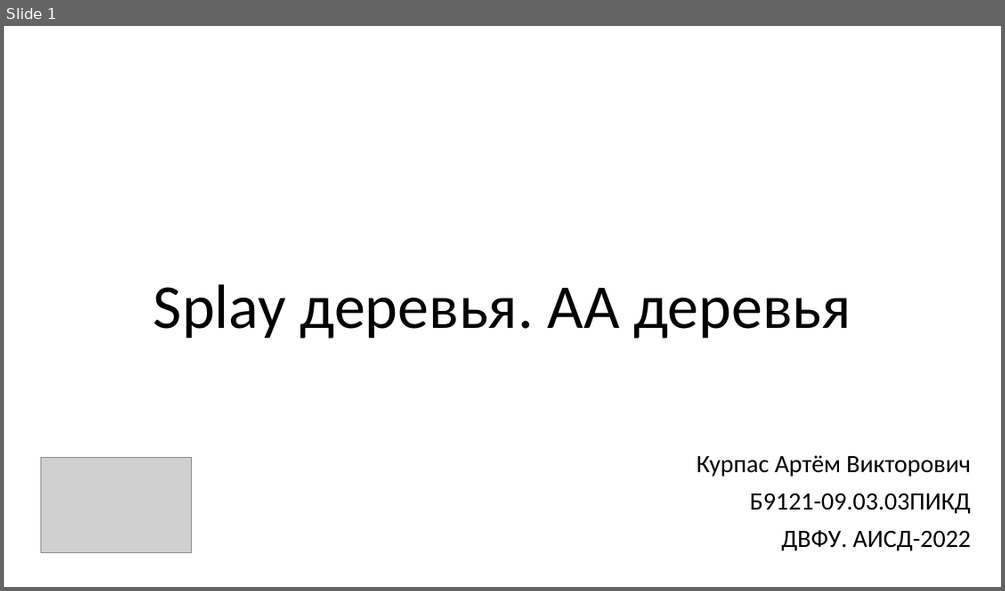
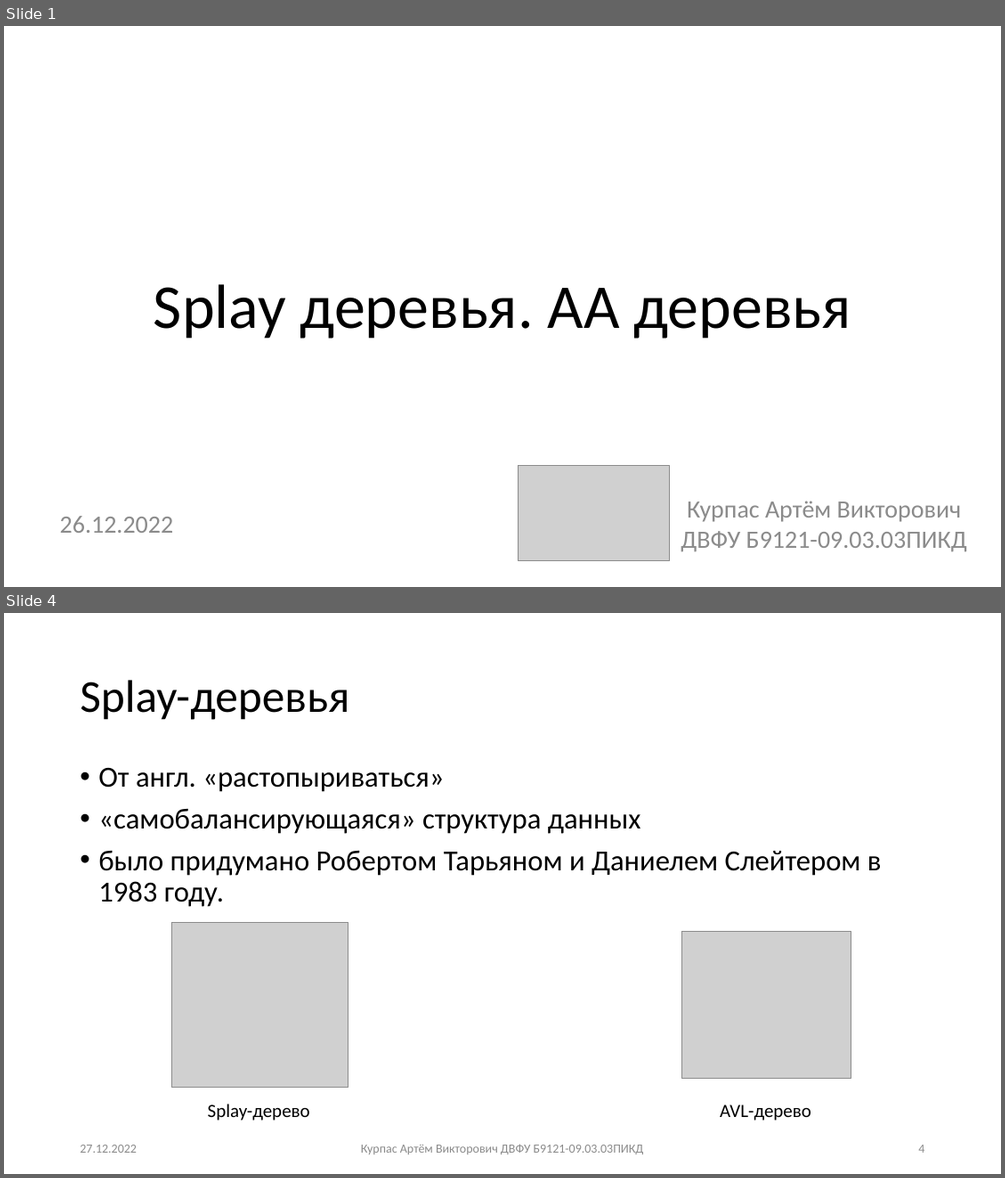
Before and after one commit to TheMeekrok/splay-aa-tree-aisd-2022, a slide deck: docs/presentation.pptx. Shown one above the other, each under a label of ours: slide 1 before the commit, slides 1 and 4 after it; the slides between them are not shown. The pictures are 1005x591 and 1005x1178 pixels, drawn with LibreOffice and Linux fonts; fonts in the diff are those of the drawing; grey boxes stand for pictures. Boxes give left, top, right and bottom in pixels: in the first picture for what was removed or moved away, otherwise in the second. Text is boxed around its words. In the diff, an @@ line names an element or a change of style, - is before the commit and + after.

```diff
--- a/docs/presentation.pptx
+++ b/docs/presentation.pptx
@@ slide 4 added at (x1=4, y1=613, x2=1001, y2=1174), background #FFFFFF @@
@@ title added at (x1=80, y1=680, x2=349, y2=720), 44 pt, text #000000 @@
+Splay-деревья
@@ text added at (x1=98, y1=767, x2=882, y2=907), 28 pt, text #000000 @@
+• От англ. «растопыриваться»
+• «самобалансирующаяся» структура данных
+• было придумано Робертом Тарьяном и Даниелем Слейтером в 1983 году.
@@ picture added at (x1=171, y1=923, x2=348, y2=1087) @@
@@ picture added at (x1=682, y1=932, x2=851, y2=1078) @@
@@ text added at (x1=208, y1=1103, x2=310, y2=1120), 18 pt, text #000000 @@
+Splay-дерево
@@ text added at (x1=720, y1=1104, x2=811, y2=1120), 18 pt, text #000000 @@
+AVL-дерево
@@ text added at (x1=80, y1=1144, x2=137, y2=1152), 12 pt, text #8C8C8C @@
+27.12.2022
@@ text added at (x1=361, y1=1143, x2=644, y2=1154), 12 pt, text #8C8C8C @@
+Курпас Артём Викторович ДВФУ Б9121-09.03.03ПИКД
@@ page number added at (x1=918, y1=1144, x2=924, y2=1152), 12 pt, text #8C8C8C @@
+4
@@ slide 1 changed as well @@
@@ picture moved from (x1=40, y1=457, x2=192, y2=553) to (x1=518, y1=465, x2=670, y2=561) @@
@@ text "Курпас Артём Викторович ДВФУ Б9121-09.03.03ПИКД" at (x1=680, y1=500, x2=967, y2=552): vertical alignment top to middle @@
@@ text at (x1=680, y1=500, x2=967, y2=552): text changed; text colour #000000 to #8C8C8C @@
-Курпас Артём Викторович
-Б9121-09.03.03ПИКД
-ДВФУ. АИСД-2022
+Курпас Артём Викторович ДВФУ Б9121-09.03.03ПИКД
@@ text added at (x1=60, y1=516, x2=174, y2=532), 24 pt, text #8C8C8C @@
+26.12.2022
```
Also in this commit, not shown: 27 other slides added, 5 slides removed, 1 other file.
